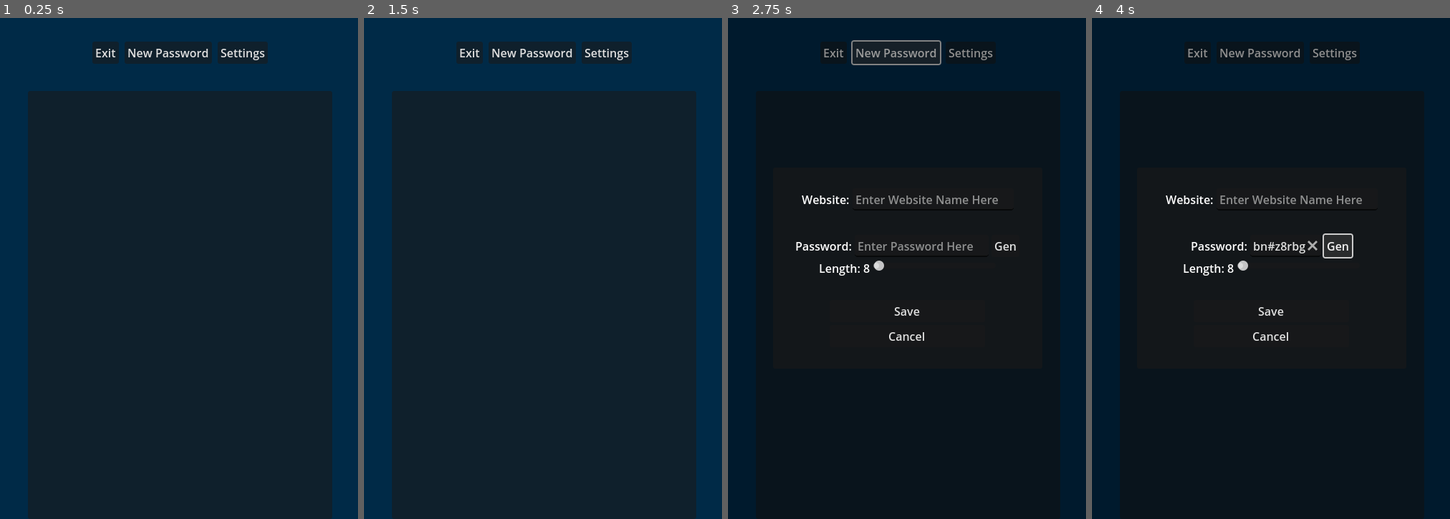
Above: before the commit, frames 1-4 (left to right).
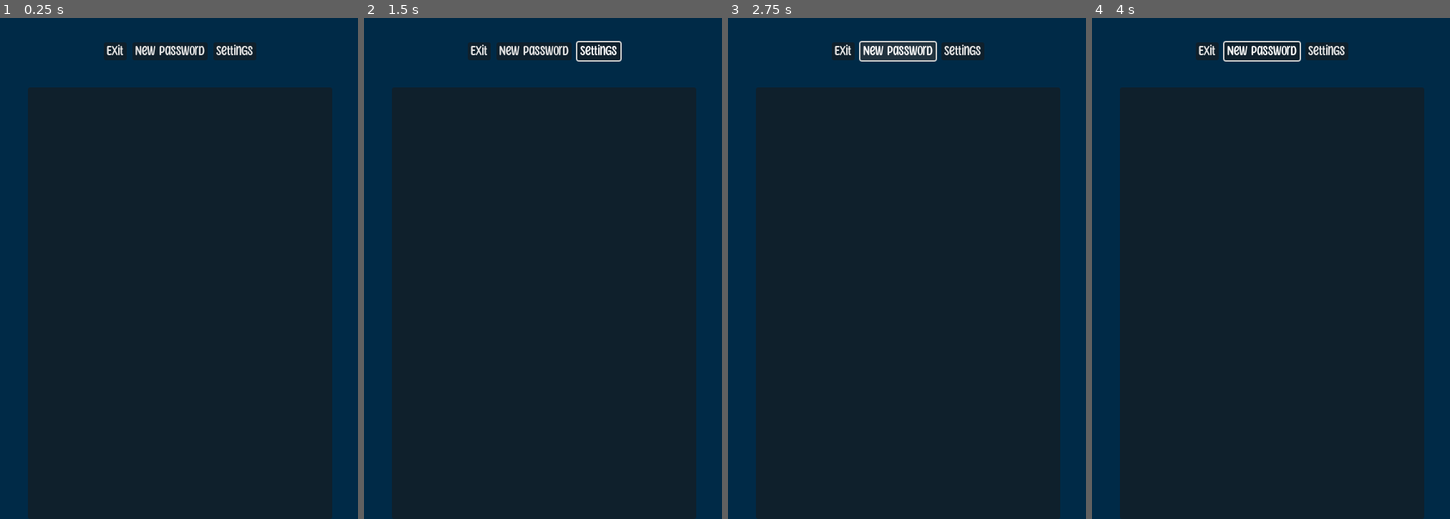
Above: after the commit, the same moments.

Repository: C904N50N/P4sswrd3r
Game: Godot game, scene res://Scenes/Passwords.tscn
The game is run twice, just before and just after one commit, with the same random seed, the same clock (stepped at 60 frames per second) and the same inputs. This scene is started directly instead of the project's main scene.
Inputs (mouse positions are in pixels of both pictures, inside the frame that each line leads up to):
- Up to frame 1 (0.25 s): no input
- Up to frame 2 (1.5 s): click "Settings" at 0.5 s; click (543, 228) at 1.25 s, where only the run before the commit has a clickable "Passwords"
- Up to frame 3 (2.75 s): click "New Password" at 2 s
- Up to frame 4 (4 s): click "New Password" at 2.75 s; click (1371, 248) at 3.5 s, where only the run before the commit has a clickable "Gen"

The runs differ from the first frame. In frame 1, 2.0% of the frame differs, in the area x 7-93%, y 4-15%; in frame 2, 2.0%; in frame 3, 27%; in frame 4, 28%, in the area x 0-100%, y 0-100%.
Error after the commit: Parse Error: Static function "print()" not found in base "GDScriptNativeClass". (res://Scripts/Passwords.gd:21)

Commit message:
Commit

Diff:
--- /dev/null
+++ b/Assets/Title_Theme.tres
@@ -0,0 +1,13 @@
+[gd_resource type="Theme" load_steps=2 format=3 uid="uid://87scm464s00h"]
+
+[ext_resource type="FontFile" uid="uid://c5nbdm7fkxsxr" path="res://Assets/Sunny Spells Basic.ttf" id="1_g38i6"]
+
+[resource]
+default_font = ExtResource("1_g38i6")
+default_font_size = 90
+Label/colors/font_color = Color(0, 0.596078, 0.811765, 1)
+Label/colors/font_shadow_color = Color(0, 0.105882, 0.156863, 1)
+Label/constants/shadow_offset_x = 2
+Label/constants/shadow_offset_y = 2
+Label/font_sizes/font_size = 16
+Label/fonts/font = ExtResource("1_g38i6")
--- /dev/null
+++ b/Scenes/Button.tres
@@ -0,0 +1,7 @@
+[gd_resource type="Theme" load_steps=2 format=3 uid="uid://cp3y0a08cy576"]
+
+[ext_resource type="FontFile" uid="uid://c5nbdm7fkxsxr" path="res://Assets/Sunny Spells Basic.ttf" id="1_gg11h"]
+
+[resource]
+Button/font_sizes/font_size = 20
+Button/fonts/font = ExtResource("1_gg11h")
--- /dev/null
+++ b/Scenes/Label.tres
@@ -0,0 +1,7 @@
+[gd_resource type="Theme" load_steps=2 format=3 uid="uid://btk47cl5s6uog"]
+
+[ext_resource type="FontFile" uid="uid://c5nbdm7fkxsxr" path="res://Assets/Sunny Spells Basic.ttf" id="1_7yg6w"]
+
+[resource]
+Label/font_sizes/font_size = 24
+Label/fonts/font = ExtResource("1_7yg6w")
--- /dev/null
+++ b/Scenes/LineEdit_Theme.tres
@@ -0,0 +1,8 @@
+[gd_resource type="Theme" load_steps=2 format=3 uid="uid://yfg1iqwkk1d8"]
+
+[ext_resource type="FontFile" uid="uid://c5nbdm7fkxsxr" path="res://Assets/Sunny Spells Basic.ttf" id="1_wmk4x"]
+
+[resource]
+LineEdit/constants/caret_width = 2
+LineEdit/font_sizes/font_size = 20
+LineEdit/fonts/font = ExtResource("1_wmk4x")
--- a/Scenes/Main_Menu.tscn
+++ b/Scenes/Main_Menu.tscn
@@ -1,6 +1,9 @@
-[gd_scene load_steps=2 format=3 uid="uid://bu1c8xcd5gdm2"]
+[gd_scene load_steps=5 format=3 uid="uid://bu1c8xcd5gdm2"]
 
-[ext_resource type="Script" path="res://Scenes/Main_Menu.gd" id="1_dv6ob"]
+[ext_resource type="Script" path="res://Scripts/Main_Menu.gd" id="1_dv6ob"]
+[ext_resource type="Theme" uid="uid://87scm464s00h" path="res://Assets/Title_Theme.tres" id="2_gi18h"]
+[ext_resource type="Theme" uid="uid://yfg1iqwkk1d8" path="res://Scenes/LineEdit_Theme.tres" id="3_8dq7h"]
+[ext_resource type="Theme" uid="uid://cp3y0a08cy576" path="res://Scenes/Button.tres" id="4_u5mxj"]
 
 [node name="Main Menu" type="Control"]
 layout_mode = 3
@@ -35,6 +38,8 @@
 [node name="Title" type="Label" parent="Menu"]
 layout_mode = 2
 size_flags_horizontal = 4
+theme = ExtResource("2_gi18h")
+theme_override_font_sizes/font_size = 90
 text = "P4sswrd4r"
 
 [node name="MarginContainer" type="MarginContainer" parent="Menu"]
@@ -43,11 +48,13 @@
 
 [node name="Password" type="HBoxContainer" parent="Menu"]
 layout_mode = 2
-size_flags_horizontal = 4
-size_flags_vertical = 4
+size_flags_vertical = 3
+size_flags_stretch_ratio = 0.2
+alignment = 1
 
 [node name="Insert Password" type="LineEdit" parent="Menu/Password"]
 layout_mode = 2
+theme = ExtResource("3_8dq7h")
 placeholder_text = "Enter Master Password"
 alignment = 1
 expand_to_text_length = true
@@ -57,6 +64,12 @@
 
 [node name="Enter" type="Button" parent="Menu/Password"]
 layout_mode = 2
+theme = ExtResource("4_u5mxj")
 text = "Enter"
 
+[node name="MarginContainer2" type="MarginContainer" parent="Menu"]
+layout_mode = 2
+size_flags_vertical = 3
+theme_override_constants/margin_top = 80
+
 [connection signal="pressed" from="Menu/Password/Enter" to="." method="_on_enter_pressed"]
--- a/Scenes/Main_Scene.tscn
+++ b/Scenes/Main_Scene.tscn
@@ -1,6 +1,8 @@
-[gd_scene load_steps=2 format=3 uid="uid://dme5wkw7sr0fa"]
+[gd_scene load_steps=4 format=3 uid="uid://dme5wkw7sr0fa"]
 
-[ext_resource type="Script" path="res://Scenes/Main_Scene.gd" id="1_sccov"]
+[ext_resource type="Script" path="res://Scripts/Main_Scene.gd" id="1_sccov"]
+[ext_resource type="Theme" uid="uid://87scm464s00h" path="res://Assets/Title_Theme.tres" id="2_6d4bl"]
+[ext_resource type="Theme" uid="uid://cp3y0a08cy576" path="res://Scenes/Button.tres" id="3_813yl"]
 
 [node name="Main Scene" type="Control"]
 layout_mode = 3
@@ -27,27 +29,42 @@
 anchor_top = 0.5
 anchor_right = 0.5
 anchor_bottom = 0.5
-offset_left = -112.0
-offset_top = -15.5
-offset_right = 112.0
-offset_bottom = 15.5
+offset_left = -152.0
+offset_top = -209.0
+offset_right = 152.0
+offset_bottom = 64.0
 grow_horizontal = 2
 grow_vertical = 2
 
+[node name="Title" type="Label" parent="VBoxContainer"]
+layout_mode = 2
+size_flags_horizontal = 4
+theme = ExtResource("2_6d4bl")
+theme_override_font_sizes/font_size = 90
+text = "P4sswrd4r"
+
+[node name="MarginContainer" type="MarginContainer" parent="VBoxContainer"]
+layout_mode = 2
+theme_override_constants/margin_top = 80
+
 [node name="Passwords" type="Button" parent="VBoxContainer"]
 layout_mode = 2
+theme = ExtResource("3_813yl")
 text = "Passwords"
 
 [node name="Settings" type="Button" parent="VBoxContainer"]
 layout_mode = 2
+theme = ExtResource("3_813yl")
 text = "Settings"
 
 [node name="Logout" type="Button" parent="VBoxContainer"]
 layout_mode = 2
+theme = ExtResource("3_813yl")
 text = "Logout"
 
 [node name="Exit" type="Button" parent="VBoxContainer"]
 layout_mode = 2
+theme = ExtResource("3_813yl")
 text = "Exit"
 
 [connection signal="pressed" from="VBoxContainer/Passwords" to="." method="_on_passwords_pressed"]
--- a/New_Password_Menu.tscn
+++ b/Scenes/New_Password_Menu.tscn
@@ -1,6 +1,11 @@
-[gd_scene load_steps=2 format=3 uid="uid://cmyq8omok1s12"]
+[gd_scene load_steps=6 format=3 uid="uid://cmyq8omok1s12"]
 
-[ext_resource type="Script" path="res://Password Generator.gd" id="1_1k8wi"]
+[ext_resource type="Script" path="res://Scripts/Password Generator.gd" id="1_1k8wi"]
+[ext_resource type="Theme" uid="uid://btk47cl5s6uog" path="res://Scenes/Label.tres" id="2_osnlk"]
+[ext_resource type="Theme" uid="uid://yfg1iqwkk1d8" path="res://Scenes/LineEdit_Theme.tres" id="3_2mthw"]
+[ext_resource type="Theme" uid="uid://cp3y0a08cy576" path="res://Scenes/Button.tres" id="4_6lchc"]
+
+[sub_resource type="Theme" id="Theme_ue65u"]
 
 [node name="New Password Menu" type="Control"]
 layout_mode = 3
@@ -49,10 +54,12 @@
 
 [node name="Label" type="Label" parent="PanelContainer/VBoxContainer/HBoxContainer"]
 layout_mode = 2
+theme = ExtResource("2_osnlk")
 text = "Website:"
 
 [node name="Website" type="LineEdit" parent="PanelContainer/VBoxContainer/HBoxContainer"]
 layout_mode = 2
+theme = ExtResource("3_2mthw")
 placeholder_text = "Enter Website Name Here"
 expand_to_text_length = true
 clear_button_enabled = true
@@ -68,10 +75,12 @@
 
 [node name="Label" type="Label" parent="PanelContainer/VBoxContainer/HBoxContainer2"]
 layout_mode = 2
+theme = ExtResource("2_osnlk")
 text = "Password:"
 
 [node name="Password" type="LineEdit" parent="PanelContainer/VBoxContainer/HBoxContainer2"]
 layout_mode = 2
+theme = ExtResource("3_2mthw")
 placeholder_text = "Enter Password Here"
 max_length = 20
 expand_to_text_length = true
@@ -79,6 +88,7 @@
 
 [node name="Generate" type="Button" parent="PanelContainer/VBoxContainer/HBoxContainer2"]
 layout_mode = 2
+theme = ExtResource("4_6lchc")
 text = "Gen"
 
 [node name="HBoxContainer5" type="HBoxContainer" parent="PanelContainer/VBoxContainer"]
@@ -92,14 +102,17 @@
 
 [node name="Label" type="Label" parent="PanelContainer/VBoxContainer/HBoxContainer5"]
 layout_mode = 2
+theme = ExtResource("2_osnlk")
 text = "Length:"
 
 [node name="Label2" type="Label" parent="PanelContainer/VBoxContainer/HBoxContainer5"]
 layout_mode = 2
+theme = ExtResource("2_osnlk")
 
 [node name="HSlider" type="HSlider" parent="PanelContainer/VBoxContainer/HBoxContainer5"]
 layout_mode = 2
 size_flags_horizontal = 3
+theme = SubResource("Theme_ue65u")
 min_value = 8.0
 max_value = 20.0
 value = 8.0
@@ -127,6 +140,7 @@
 [node name="Save" type="Button" parent="PanelContainer/VBoxContainer/HBoxContainer3"]
 layout_mode = 2
 size_flags_horizontal = 3
+theme = ExtResource("4_6lchc")
 text = "Save"
 
 [node name="MarginContainer2" type="MarginContainer" parent="PanelContainer/VBoxContainer/HBoxContainer3"]
@@ -146,6 +160,7 @@
 [node name="Cancel" type="Button" parent="PanelContainer/VBoxContainer/HBoxContainer4"]
 layout_mode = 2
 size_flags_horizontal = 3
+theme = ExtResource("4_6lchc")
 text = "Cancel
 "
 
@@ -161,4 +176,5 @@
 
 [connection signal="focus_exited" from="PanelContainer" to="." method="_on_panel_container_focus_exited"]
 [connection signal="pressed" from="PanelContainer/VBoxContainer/HBoxContainer2/Generate" to="." method="_on_generate_pressed"]
+[connection signal="pressed" from="PanelContainer/VBoxContainer/HBoxContainer3/Save" to="." method="_on_save_pressed"]
 [connection signal="pressed" from="PanelContainer/VBoxContainer/HBoxContainer4/Cancel" to="." method="_on_cancel_pressed"]
--- a/Scenes/Password_Template.tscn
+++ b/Scenes/Password_Template.tscn
@@ -1,4 +1,8 @@
-[gd_scene format=3 uid="uid://cyg4yvpbovo1e"]
+[gd_scene load_steps=4 format=3 uid="uid://cyg4yvpbovo1e"]
+
+[ext_resource type="Theme" uid="uid://btk47cl5s6uog" path="res://Scenes/Label.tres" id="1_oy3g2"]
+[ext_resource type="Theme" uid="uid://yfg1iqwkk1d8" path="res://Scenes/LineEdit_Theme.tres" id="2_3vf5v"]
+[ext_resource type="Theme" uid="uid://cp3y0a08cy576" path="res://Scenes/Button.tres" id="3_dw6sl"]
 
 [node name="HBoxContainer" type="HBoxContainer"]
 offset_right = 79.0
@@ -6,11 +10,18 @@
 
 [node name="Site" type="Label" parent="."]
 layout_mode = 2
+theme = ExtResource("1_oy3g2")
 text = "Site
 "
 
+[node name="Colon" type="Label" parent="."]
+layout_mode = 2
+theme = ExtResource("1_oy3g2")
+text = ":"
+
 [node name="Password" type="LineEdit" parent="."]
 layout_mode = 2
+theme = ExtResource("2_3vf5v")
 placeholder_text = "Password Here"
 editable = false
 expand_to_text_length = true
@@ -19,12 +30,15 @@
 
 [node name="Reveal" type="Button" parent="."]
 layout_mode = 2
+theme = ExtResource("3_dw6sl")
 text = "Reveal"
 
 [node name="Copy" type="Button" parent="."]
 layout_mode = 2
+theme = ExtResource("3_dw6sl")
 text = "Copy"
 
 [node name="Edit" type="Button" parent="."]
 layout_mode = 2
+theme = ExtResource("3_dw6sl")
 text = "Edit"
--- a/Scenes/Passwords.gd
+++ /dev/null
@@ -1,12 +0,0 @@
-extends Control
-
-# Called when the node enters the scene tree for the first time.
-func _ready():
-	pass
-
-func _on_new__password_pressed():
-	$"New Password Menu".visible = true
-func _on_exit_pressed():
-	get_tree().quit()
-func _on_settings_pressed():
-	get_tree().change_scene_to_file("res://Scenes/Main_Scene.tscn")
--- a/Scenes/Passwords.tscn
+++ b/Scenes/Passwords.tscn
@@ -1,7 +1,8 @@
-[gd_scene load_steps=3 format=3 uid="uid://caggm514ohcw0"]
+[gd_scene load_steps=4 format=3 uid="uid://caggm514ohcw0"]
 
-[ext_resource type="Script" path="res://Scenes/Passwords.gd" id="1_ipycd"]
-[ext_resource type="PackedScene" uid="uid://cmyq8omok1s12" path="res://New_Password_Menu.tscn" id="2_w0vny"]
+[ext_resource type="Script" path="res://Scripts/Passwords.gd" id="1_ipycd"]
+[ext_resource type="Theme" uid="uid://cp3y0a08cy576" path="res://Scenes/Button.tres" id="2_ksse3"]
+[ext_resource type="PackedScene" uid="uid://cmyq8omok1s12" path="res://Scenes/New_Password_Menu.tscn" id="2_w0vny"]
 
 [node name="Passwords" type="Control"]
 layout_mode = 3
@@ -43,6 +44,7 @@
 
 [node name="Exit" type="Button" parent="VBoxContainer/HBoxContainer"]
 layout_mode = 2
+theme = ExtResource("2_ksse3")
 text = "Exit"
 
 [node name="MarginContainer" type="MarginContainer" parent="VBoxContainer/HBoxContainer"]
@@ -50,6 +52,7 @@
 
 [node name="New  Password" type="Button" parent="VBoxContainer/HBoxContainer"]
 layout_mode = 2
+theme = ExtResource("2_ksse3")
 text = "New Password"
 
 [node name="MarginContainer2" type="MarginContainer" parent="VBoxContainer/HBoxContainer"]
@@ -57,6 +60,7 @@
 
 [node name="Settings" type="Button" parent="VBoxContainer/HBoxContainer"]
 layout_mode = 2
+theme = ExtResource("2_ksse3")
 text = "Settings"
 
 [node name="MarginContainer3" type="MarginContainer" parent="VBoxContainer"]
--- a/Password Generator.gd
+++ b/Scripts/Password Generator.gd
@@ -1,17 +1,19 @@
 extends Control
 
+var website
+var password
 var pass_length
 @onready var length_label = $PanelContainer/VBoxContainer/HBoxContainer5/Label2
 var char_list = "1234567890qwertyuiopasdfghjklzxcvbnm!@#$%^&*"
 
-# Called when the node enters the scene tree for the first time.
 func _ready():
 	randomize()
-
 
 func _process(delta):
 	pass_length = $PanelContainer/VBoxContainer/HBoxContainer5/HSlider.value
 	length_label.text = str(pass_length)
+	website = $PanelContainer/VBoxContainer/HBoxContainer/Website.text
+	password = $PanelContainer/VBoxContainer/HBoxContainer2/Password.text
 
 func _on_generate_pressed():
 	var new_pass = generate_password(char_list, pass_length)
@@ -25,5 +27,14 @@
 		password += chars[randi()% n_char]
 	return password
 
+func _on_save_pressed():
+	export_to_dict()
+
+func export_to_dict() -> Dictionary:
+	return {
+		"age": website,
+		"character_name": password
+	}
+
 func _on_cancel_pressed():
 	$".".visible = false
--- /dev/null
+++ b/Scripts/Passwords.gd
@@ -0,0 +1,52 @@
+extends Control
+
+
+const SAVE_JSON = "res://sav.json"
+var website
+var password
+
+func _ready():
+	#import_from_dict()
+	print(website, ":", password)
+
+func import_from_dict(dict: Dictionary) -> void:
+	website = dict.website
+	password = dict.password
+
+func save_json() -> void:
+	var output := []
+	for child in get_children():
+		output.push_back(child.export_to_dict())
+
+	var json := JSON.print(output, "  ")
+	var file := File.new()
+
+	file.open(SAVE_JSON, File.WRITE)
+
+	file.store_string(json)
+
+	file.close()
+
+func load_json() -> void:
+	var file := File.new()
+	var error := file.open(SAVE_JSON, File.READ)
+
+	if not error == OK:
+		print_error("Could not load file at %s" % SAVE_JSON)
+		return
+
+	var input := file.get_as_text()
+
+	file.close()
+
+	var json: Array = JSON.parse(input).result
+
+	for i in get_child_count():
+		get_child(i).import_from_dict(json[i])
+
+func _on_new__password_pressed():
+	$"New Password Menu".visible = true
+func _on_exit_pressed():
+	get_tree().quit()
+func _on_settings_pressed():
+	get_tree().change_scene_to_file("res://Scenes/Main_Scene.tscn")
--- a/project.godot
+++ b/project.godot
@@ -20,7 +20,8 @@
 window/size/viewport_width=500
 window/size/viewport_height=700
 window/size/resizable=false
-window/stretch/mode="canvas_items"
+window/stretch/mode="viewport"
+window/stretch/aspect="expand"
 
 [rendering]
 
Binary file added: Assets/Sunny Spells Basic.ttf
Not shown, added: Assets/Sunny Spells Basic.ttf.import
Binary file added: Assets/digital-7.ttf
Not shown, added: Assets/digital-7.ttf.import
Binary file added: Assets/enter.png
Not shown, added: Assets/enter.png.import
Binary file added: Assets/reload.png
Not shown, added: Assets/reload.png.import
Binary file added: Assets/view.png
Not shown, added: Assets/view.png.import
Renamed: Scenes/Main_Menu.gd -> Scripts/Main_Menu.gd
Renamed: Scenes/Main_Scene.gd -> Scripts/Main_Scene.gd
(and 1 more such lines)
